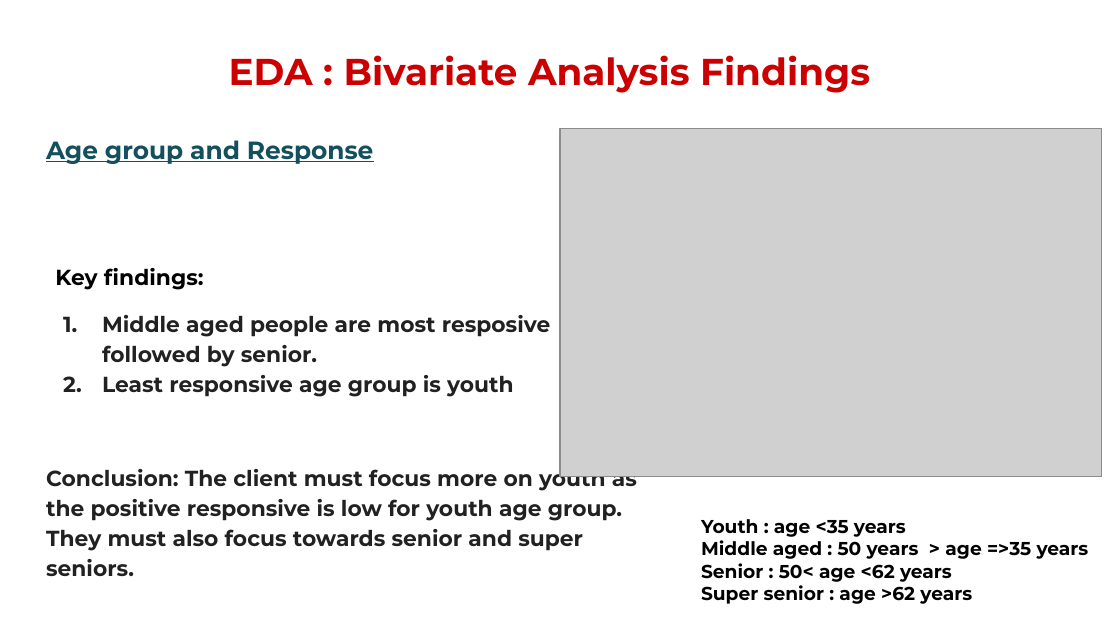
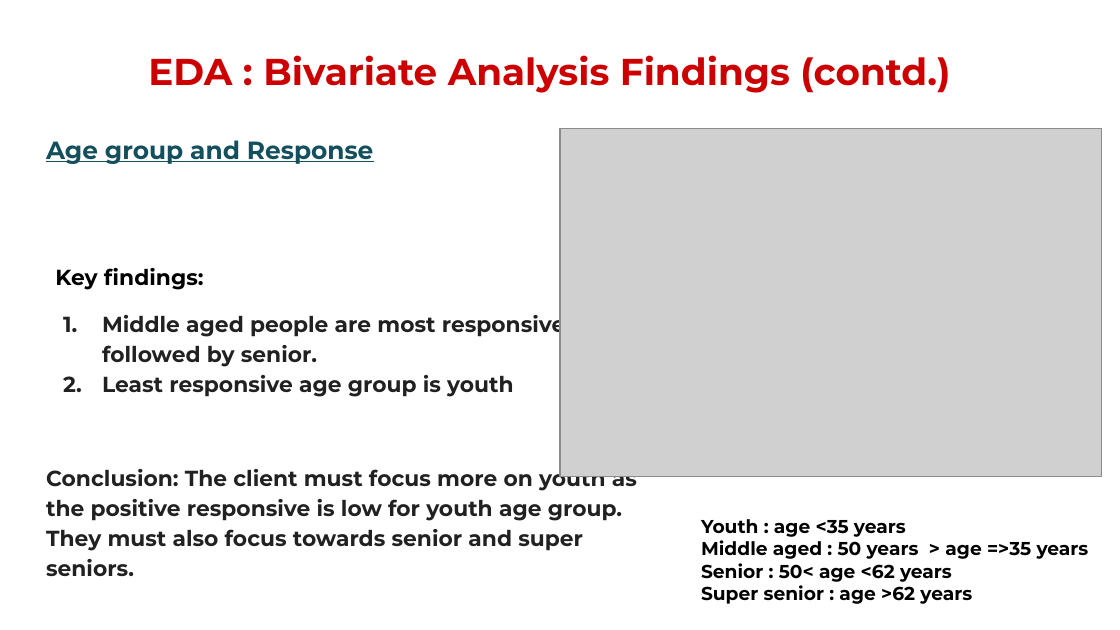
Before and after one commit to chandrakar-shubham/health-insurance-cross-sell-prediction, a slide deck: slide 9 of Project_presentation.pptx. Drawn at 1120x630 pixels with LibreOffice and Linux fonts; fonts in the diff are those of the drawing; grey boxes stand for pictures; background and template pictures are left out. Boxes give left, top, right and bottom in pixels: in the first picture for what was removed or moved away, otherwise in the second. Text is boxed around its words. In the diff, an @@ line names an element or a change of style, - is before the commit and + after.

```diff
--- a/Project_presentation.pptx
+++ b/Project_presentation.pptx
@@ text at bbox=[148, 55, 950, 93]: text changed @@
-EDA : Bivariate Analysis Findings
+EDA : Bivariate Analysis Findings (contd.)
@@ text at bbox=[102, 311, 566, 367]: text changed @@
-1. Middle aged people are most resposive followed by senior.
+1. Middle aged people are most responsive followed by senior.
```
Also in this commit, not shown: 10 other slides changed, 3 slides added.
